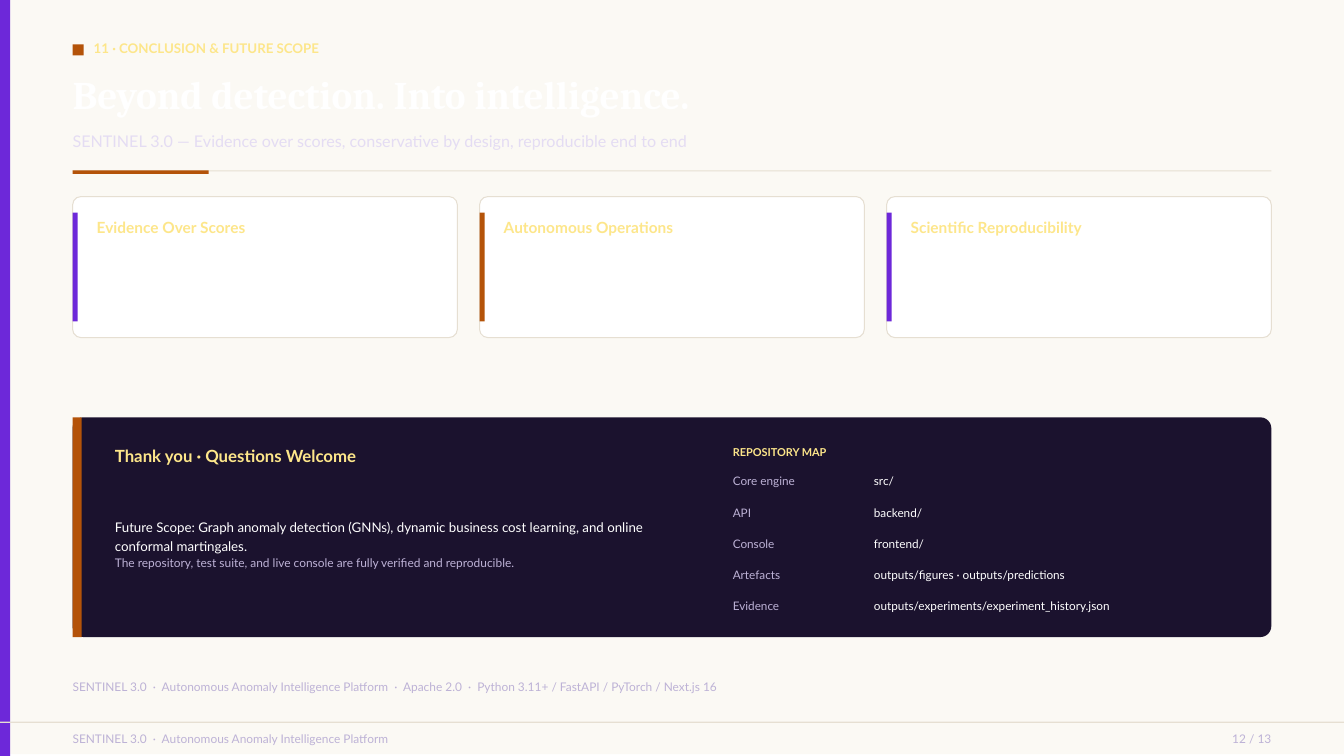
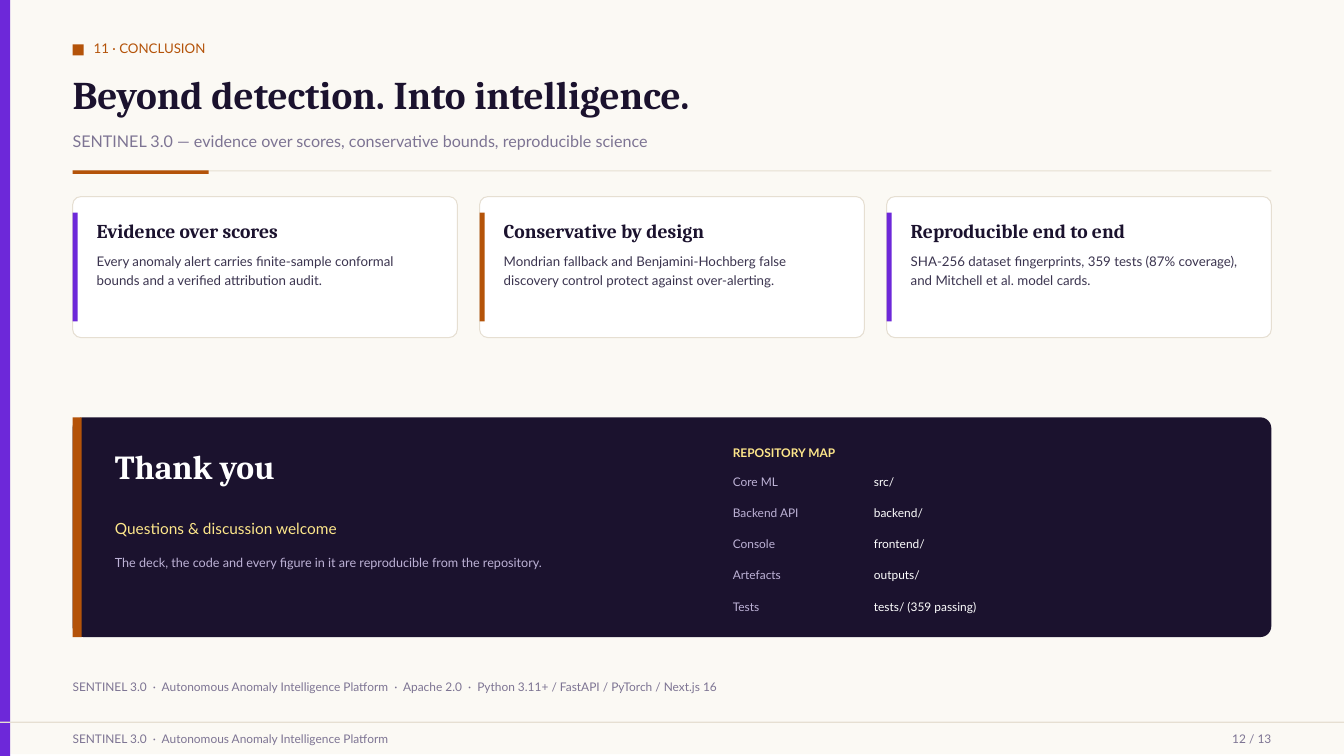
Before and after one commit to rohan1252030019-netizen/explainable-anomaly-detection, a slide deck: slide 12 of presentation/Explainable_Anomaly_Detection_12slides.pptx. Drawn at 1344x756 pixels with LibreOffice and Linux fonts; fonts in the diff are those of the drawing. Boxes give left, top, right and bottom in pixels: in the first picture for what was removed or moved away, otherwise in the second. Text is boxed around its words. In the diff, an @@ line names an element or a change of style, - is before the commit and + after.

Commit message:
fix(presentation): restore high-contrast dark text typography for white slide backgrounds

```diff
--- a/presentation/Explainable_Anomaly_Detection_12slides.pptx
+++ b/presentation/Explainable_Anomaly_Detection_12slides.pptx
@@ text added at (94,43,205,53), 9.5 pt, text #B45309 @@
+11 · CONCLUSION
@@ text added at (73,81,689,118), 28 pt, text #1B122E, bold @@
+Beyond detection. Into intelligence.
@@ text added at (73,135,648,150), 11.5 pt, text #7D7493 @@
+SENTINEL 3.0 — evidence over scores, conservative bounds, reproducible science
@@ text at (97,224,278,238): text changed; size 11 to 14 pt; font Lato to Cambria; text colour #FDE68A to #1B122E @@
-Evidence Over Scores
+Evidence over scores
@@ text at (504,224,704,243): text changed; size 11 to 14 pt; font Lato to Cambria; text colour #FDE68A to #1B122E @@
-Autonomous Operations
+Conservative by design
@@ text at (911,224,1125,242): text changed; size 11 to 14 pt; font Lato to Cambria; text colour #FDE68A to #1B122E @@
-Scientific Reproducibility
+Reproducible end to end
@@ text added at (97,256,393,285), 9.5 pt, text #3B344F @@
+Every anomaly alert carries finite-sample conformal bounds and a verified attribution audit.
@@ text added at (504,256,786,288), 9.5 pt, text #3B344F @@
+Mondrian fallback and Benjamini-Hochberg false discovery control protect against over-alerting.
@@ text added at (911,256,1238,285), 9.5 pt, text #3B344F @@
+SHA-256 dataset fingerprints, 359 tests (87% coverage), and Mitchell et al. model cards.
@@ text "REPOSITORY MAP" at (733,448,835,457): size 7.8 to 8.5 pt @@
@@ text at (115,455,275,487): text changed; size 12 to 24 pt; font Lato to Cambria; text colour #FDE68A to #FFFFFF @@
-Thank you · Questions Welcome
+Thank you
@@ text at (733,477,778,486): text changed; size 8.4 to 8.5 pt @@
-Core engine
+Core ML
@@ text at (733,508,799,517): text changed; size 8.4 to 8.5 pt @@
-API
+Backend API
@@ text at (115,522,337,537): text changed; size 9.5 to 11 pt; text colour #FFFFFF to #FDE68A @@
-Future Scope: Graph anomaly detection (GNNs), dynamic business cost learning, and online conformal martingales.
+Questions & discussion welcome
@@ text at (115,557,542,570): text changed; size 8.5 to 9 pt @@
-The repository, test suite, and live console are fully verified and reproducible.
+The deck, the code and every figure in it are reproducible from the repository.
@@ size 8.4 to 8.5 pt in 5 elements at (874,477,894,487), (874,508,923,518), (733,539,775,548), (874,539,925,549), (733,570,781,579) @@
@@ text at (874,570,920,581): text changed; size 8.4 to 8.5 pt @@
-outputs/figures · outputs/predictions
+outputs/
@@ text at (733,602,759,611): text changed; size 8.4 to 8.5 pt @@
-Evidence
+Tests
@@ text at (874,602,976,613): text changed; size 8.4 to 8.5 pt @@
-outputs/experiments/experiment_history.json
+tests/ (359 passing)
@@ text colour #BDB2D6 to #7D7493 in 3 elements at (73,734,388,745), (1232,734,1272,743), (73,682,717,693) @@
```
Also in this commit, not shown: 12 other slides changed, 2 other files.
